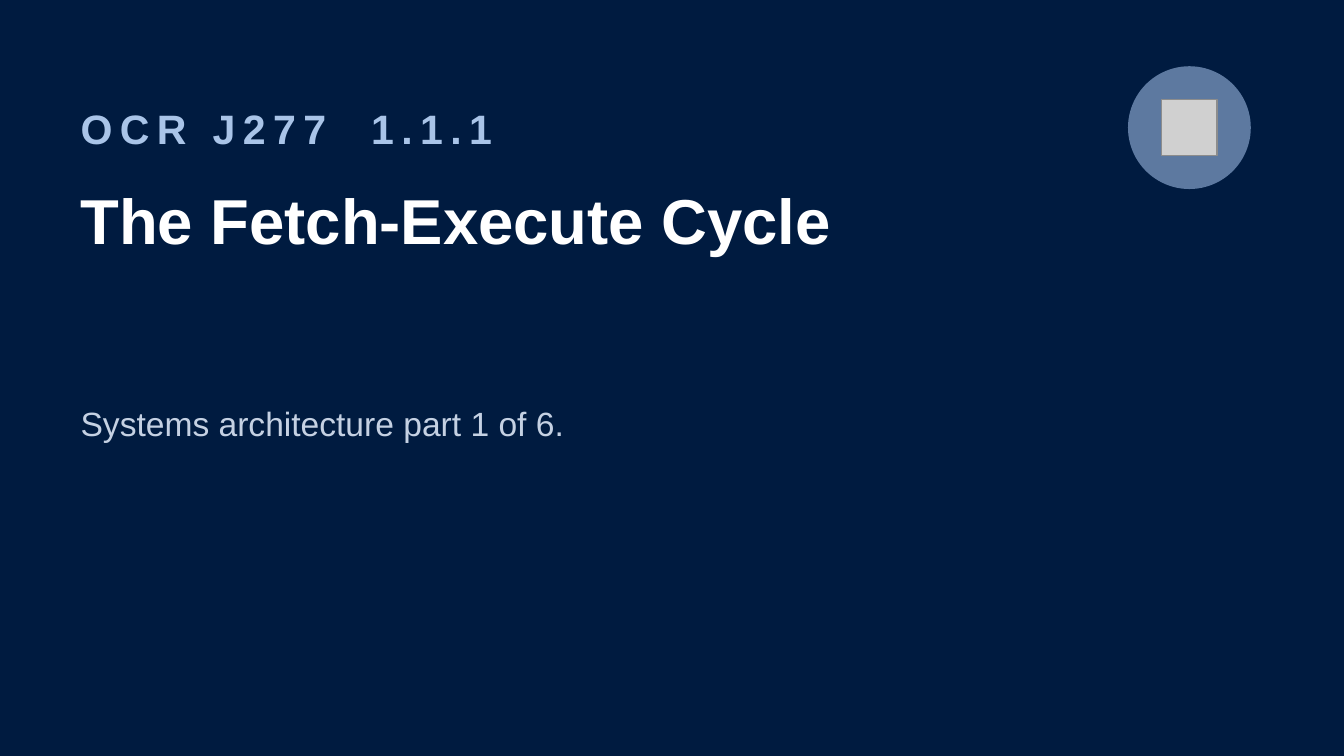
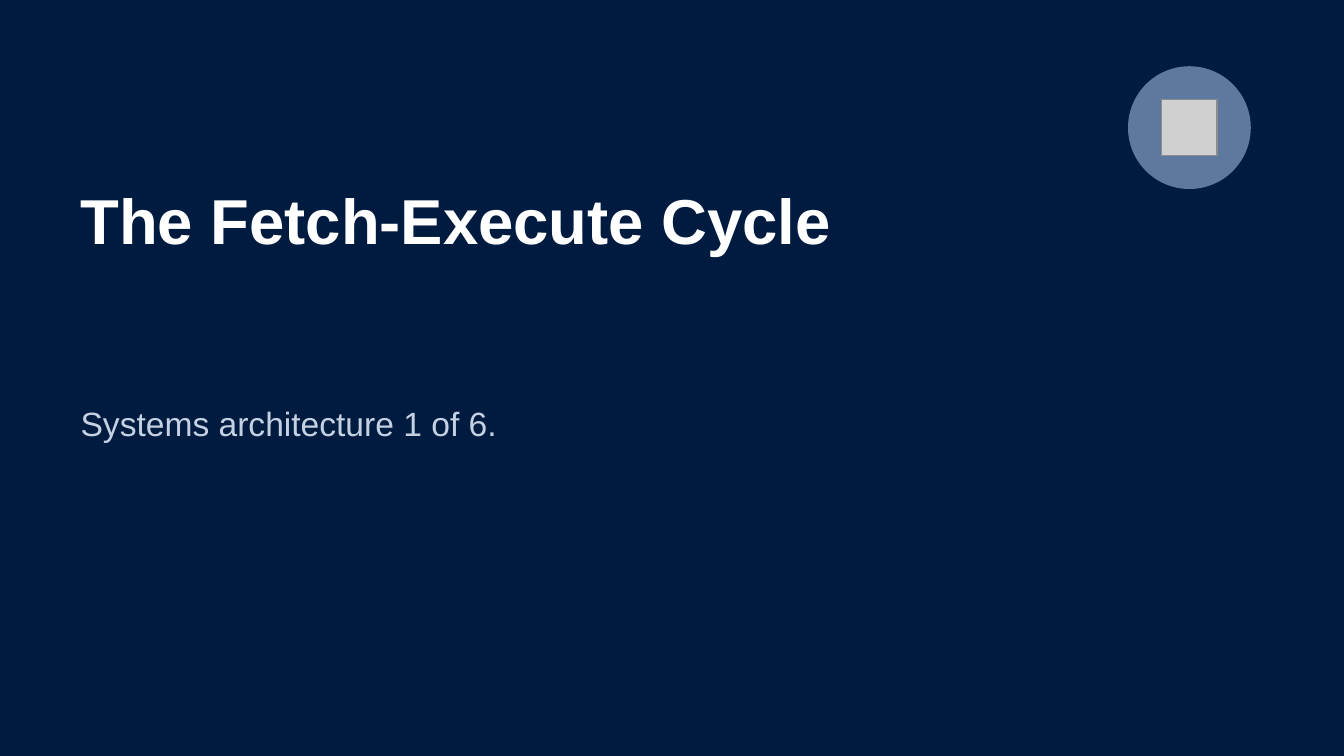
Before and after one commit to Dr-Hughes/Teaching-Materials, a slide deck: slide 2 of computer-science/gcse/y10-systems-architecture-the-fetch-execute-cycle/y10-fetch-execute-cycle.pptx (slide 1 before the commit). Drawn at 1344x756 pixels with LibreOffice and Linux fonts; fonts in the diff are those of the drawing; grey boxes stand for pictures. Boxes give left, top, right and bottom in pixels: in the first picture for what was removed or moved away, otherwise in the second. Text is boxed around its words. In the diff, an @@ line names an element or a change of style, - is before the commit and + after.

```diff
--- a/computer-science/gcse/y10-systems-architecture-the-fetch-execute-cycle/y10-fetch-execute-cycle.pptx
+++ b/computer-science/gcse/y10-systems-architecture-the-fetch-execute-cycle/y10-fetch-execute-cycle.pptx
@@ text removed at (81,115,492,145) @@
-OCR J277 1.1.1
@@ text at (81,411,497,442): text changed @@
-Systems architecture part 1 of 6.
+Systems architecture 1 of 6.
```
Also in this commit, not shown: 15 other slides changed, 5 slides added, 5 slides removed, 41 other files.
